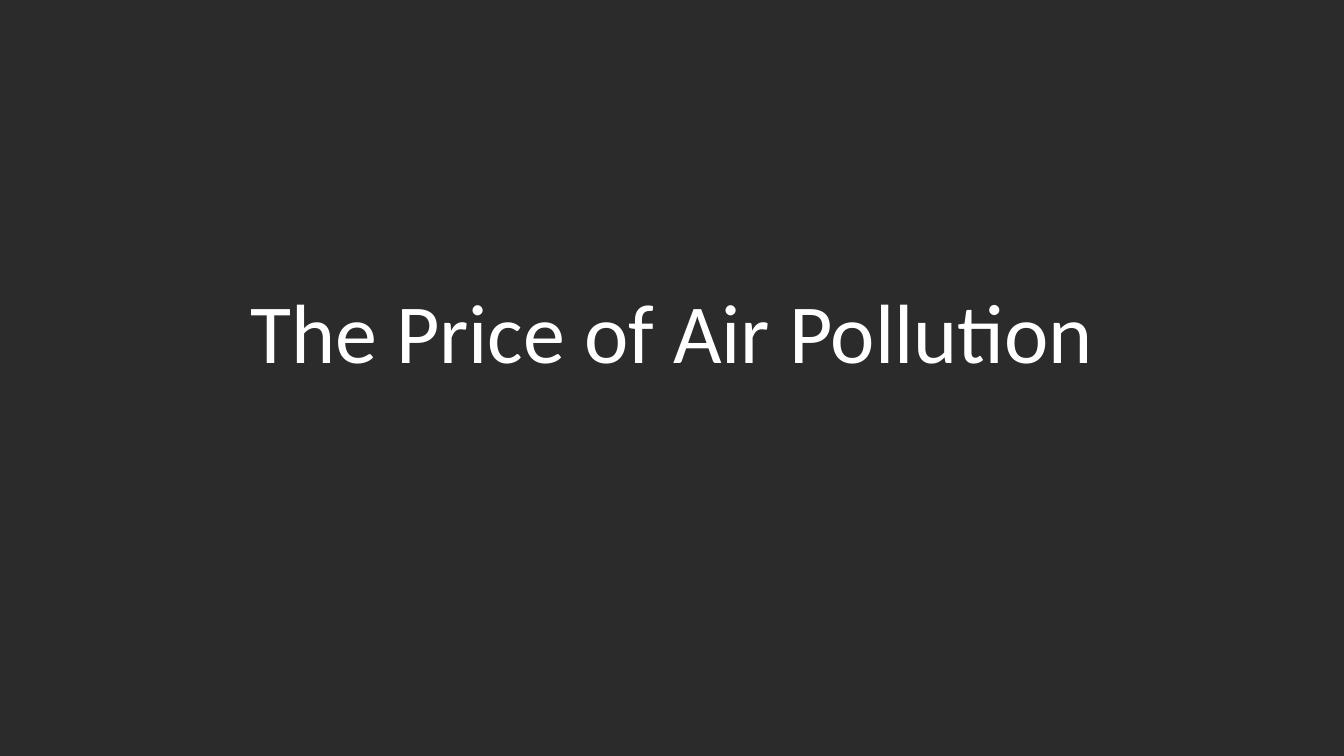
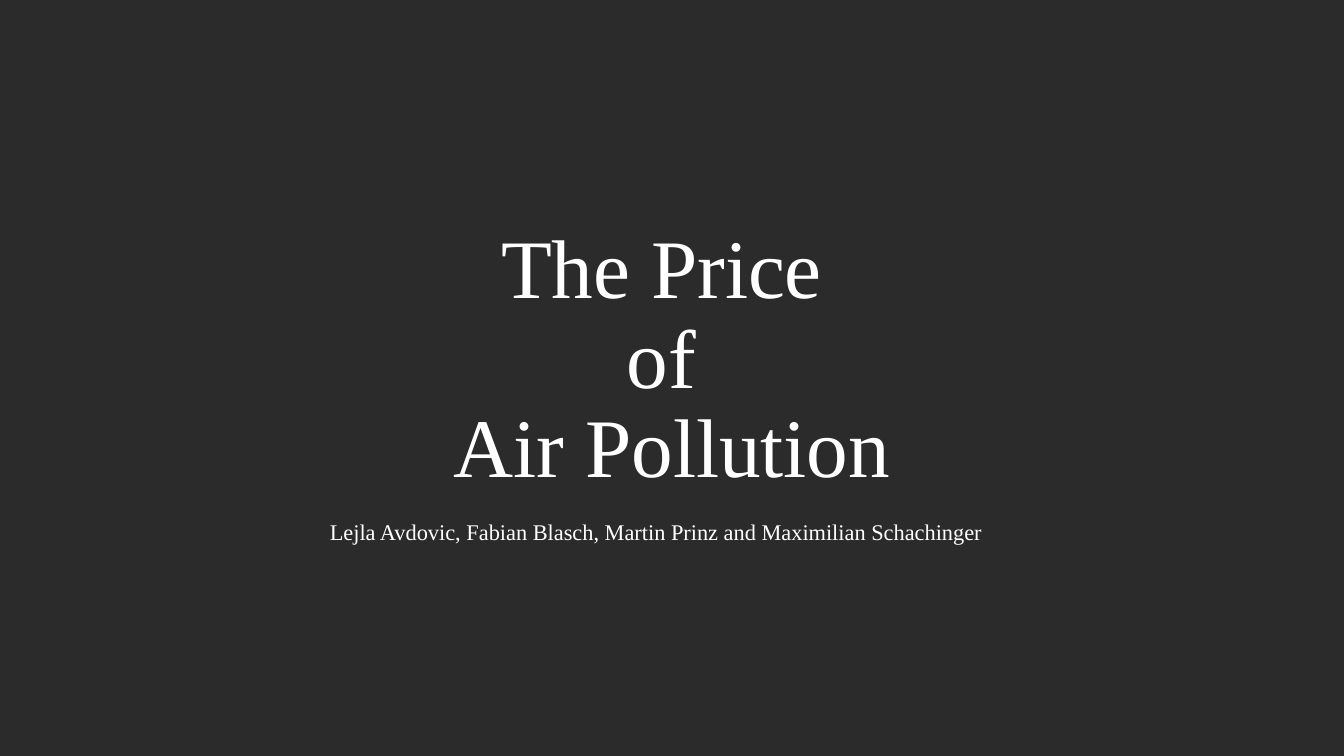
Before and after one commit to fab-bla/Air_Pollution, a slide deck: slide 1 of Presentations/First Presentation/midterm_presentation.pptx. Drawn at 1344x756 pixels with LibreOffice and Linux fonts; fonts in the diff are those of the drawing; background and template pictures are left out; a plain dark background stands for a picture behind light text. Boxes give left, top, right and bottom in pixels: in the first picture for what was removed or moved away, otherwise in the second. Text is boxed around its words. In the diff, an @@ line names an element or a change of style, - is before the commit and + after.

```diff
--- a/Presentations/First Presentation/midterm_presentation.pptx
+++ b/Presentations/First Presentation/midterm_presentation.pptx
@@ title "The Price of Air Pollution": place and size @@
-title "The Price of Air Pollution" at <box>250,304,1093,364</box>
+title "The Price of Air Pollution" at <box>454,240,890,478</box>
@@ title "The Price of Air Pollution" at <box>454,240,890,478</box>: size 60 to 59.4 pt, font Calibri to Times New Roman; vertical alignment bottom to middle @@
@@ text added at <box>330,524,981,545</box>, 16 pt, text #FFFFFF @@
+Lejla Avdovic, Fabian Blasch, Martin Prinz and Maximilian Schachinger
```
Also in this commit, not shown: 3 other slides changed, 3 slides added, 2 slides removed, 1 other file.
